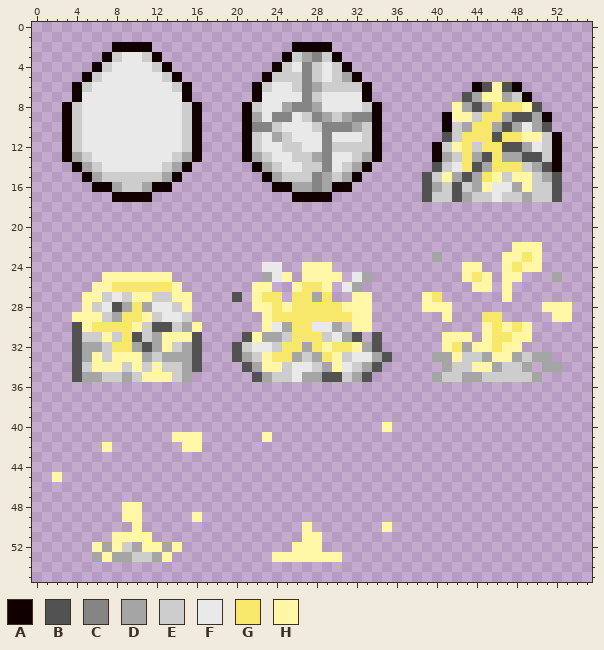
File history of a pixel-art sprite, PebblesBakery/res/egg.png. This is how it looked before the edit.
The file is 56x56 pixels. Colours within 5 levels of each other are drawn and written as one.
Palette (. is transparent): A #100000  B #525252  C #848484  D #a5a5a5  E #cdcdcd  F #e9e9e9  G #f7e76b  H #fff7a5
Pixels before (only the part around the change), first column x 0:
 0 ........................................................
 1 ........................................................
 2 ........AAAA..............AAAA..........................
 3 .......AEFFEA............AEDCEA.........................
 4 ......AEFFFFEA..........AEFCEFEA........................
 5 .....AEFFFFFFEA........AEEECEFEDA.......................
 6 ....AEFFFFFFFFEA......AEFFECDEEEEA..........ABHBA.......
 7 ....AFFFFFFFFFFA......AFFFFCEFFFFA.........BDHHDEA......
 8 ...AEFFFFFFFFFFEA....AEFFDCCDFFFFEA.......HDBDGGGHB.....
 9 ...AEFFFFFFFFFFEA....ADFCCFECDEDCCA......AHHEGGDBBDA....
10 ...AEFFFFFFFFFFEA....ACCEFFFECCCDEA......AEDGGDBDFDB....
11 ...AEFFFFFFFFFFEA....AEFDEFFFCFFFEA......BEGGGBGGHHEA...
12 ...AEFFFFFFFFFFEA....AEFFEEFFCEEEEA.....AEHGEGGBBDFEA...
13 ...ADEFFFFFFFFEDA....ADEFFEEDCFFEDA.....ADEGDBGDDBBEA...
14 ....ADEFFFFFFEDA......ADEFFEECFEDA......BEFGBDGGGEDBA...
15 .....ADEEEEEEDA........ADEEECDEDA......BEHDBDGHEHHEDB...
16 ......AADEEDAA..........AADDCDAA.......BDEBEDHFFDHEEB...
17 ........AAAA..............AAAA.........BEEBDEEFEEDEEB...
18 ........................................................
19 ........................................................
20 ........................................................
21 ........................................................
22 ................................................HHH.....
23 ........................................D......HHGH.....
24 .......................FF..HHH.............HH..HGHH.....
25 .......HHHHHHH.........DFH.HHHH.FD.........HGH.HH...D...
26 ......HHGGGGGGH.......HH..HGGH.FD...........HH.H........
27 .....HHEFEHHEEHH....B.HGG.GGDG..HH.....HG......H........
28 .....HEFBDGDFFEH......HHGHGGGGGHHH.....HHH.........HHH..
29 ....HHHEDGGHEFFE.......HGGGGGGGGHH.......H...GG.....HH..
30 ....BHGGGGHEBBEDH......HFDGGFFDEHH...........HGHGH......
31 ....BEEHEGBEDHHHB....BHDDEGGGEFDB.B......HHH.HGGHH......
32 ....BDDEGGDBDHEDB...BEFFEGGDGHGGHDB......HGDHHGHH.......
33 ....BDHEHHHDEDDDB...BDEHGGDEDGHEFFDB....DDHEEDHHDEDD....
34 ....BEHHHEHEHEEDB....BDHHEFFEDHFEDB......DEEHHDEED.DD...
35 ....BDDEEDEHHHED......BDEEFDDBBEDB......DEEDDEEEEED.....
36 ........................................................
37 ........................................................
38 ........................................................
39 ........................................................
40 ...................................H....................
41 ..............HHH......H................................
42 .......H.......HH.......................................
43 ........................................................
44 ........................................................
45 ..H.....................................................
46 ........................................................
47 ........................................................
48 .........HH.............................................
49 .........HH.....H.......................................
50 ..........H................H.......H....................
51 ........HHHH...............HH...........................
52 ......HDHEDHHDH...........HHH...........................
53 ......DHDDEEDH..........HHHHHHH.........................
54 ........................................................
55 ........................................................
After the commit:
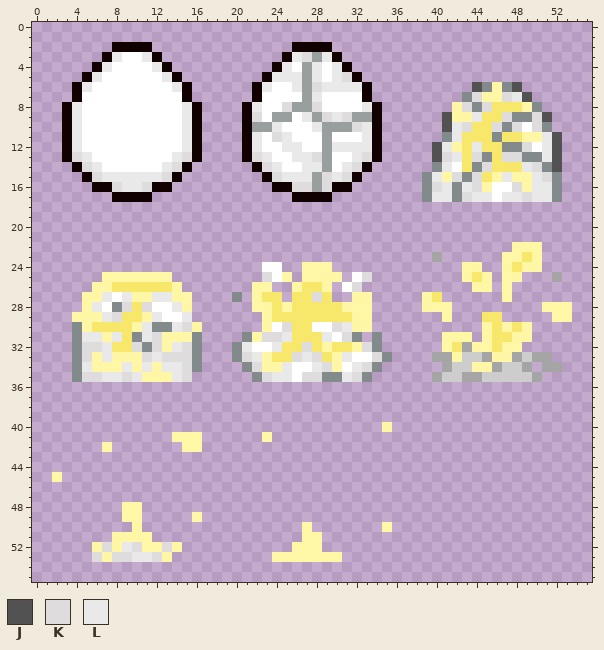
Colours new in this view: J #525252  K #dedcdc  L #e9e9e9
The exact change:
colour B: #525252 -> #838a8b
colour C: #848484 -> #999e9f
colour F: #e9e9e9 -> #ffffff
Changed rows in their new state; - is a pixel that keeps its letter.
first column x 4:
 3 ----L--L--------------LK-L-----------------------
 4 ---L----L------------L--L-L----------------------
 5 --L------L----------LLL-L-LK---------------------
 6 -L--------L--------L--L-KLLLL-----------J---J----
 7 ------------------------L---------------K--KLJ---
 8 L----------L------L--K--K----L---------K-K-------
 9 L----------L------K----L-KLK---------J--L--K--KJ-
10 L----------L--------L---L---KL-------JLK--K-K-K--
11 L----------L------L-KL-------L--------L--------LJ
12 L----------L------L--LL---LLLL------JL--L----K-LJ
13 KL--------LK------KL--LLK---LK------JKL-K--KK--LJ
14 -KL------LK--------KL--LL--LK--------L---K---LK-J
15 --KLLLLLLK----------KLLL-KLK--------L-K-K--L--LK-
16 ----KLLK--------------KK-K----------KL-LK---K-LL-
17 ------------------------------------LL-KLL-LLKLL-
first column x 5:
25 ------------------K---------K-
26 ---------------------------K--
27 --L-L--LL--------------K------
28 -L--K-K--L--------------------
29 --LK---L--L-------------------
30 ------L--LK---------K----KL---
31 LL-L--LK----------KKL---L-K---
32 KKL--K-K-LK-----L--L--K-----K-
33 K-L---KLKKK-----KL---KLK--L--K
34 L---L-L-LLK------K--L--LK--LK-
35 KKLLKL---LK-------KLL-KK--LK--
first column x 6:
52 -K-LK--K
53 K-KKLLK-
